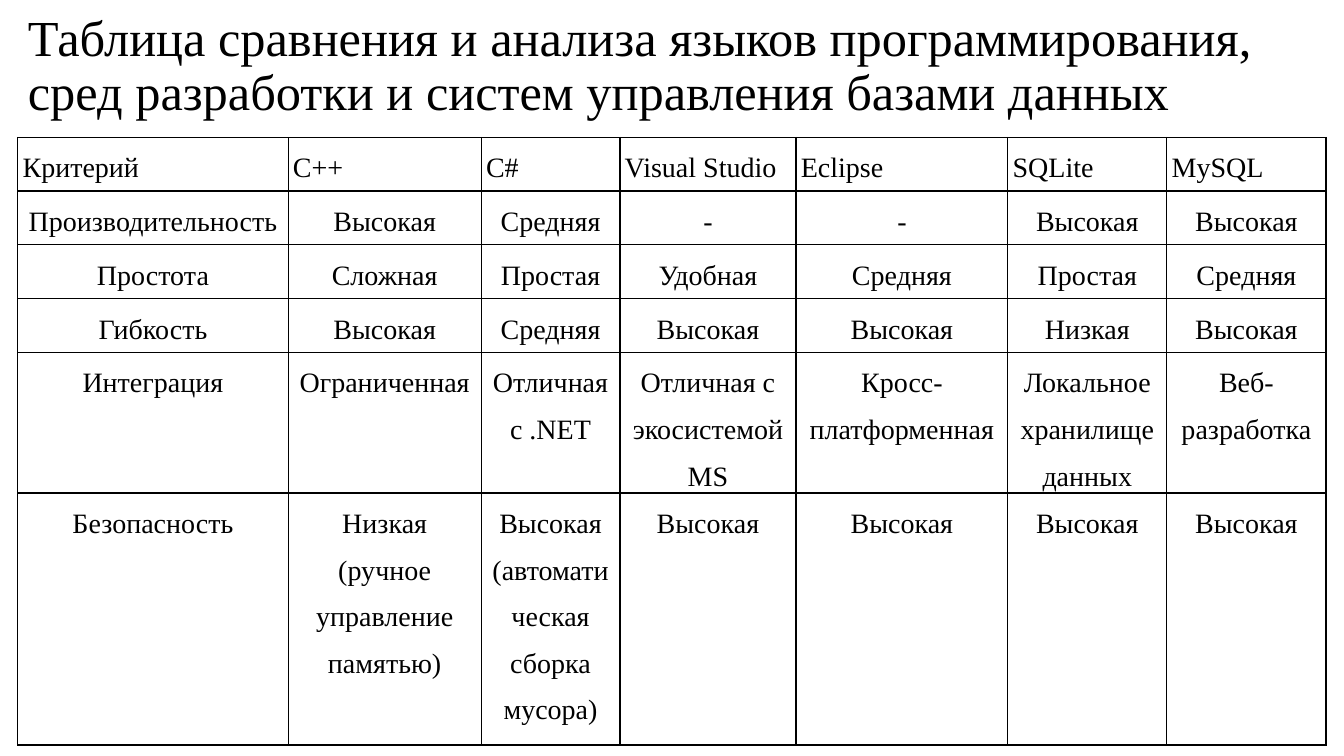
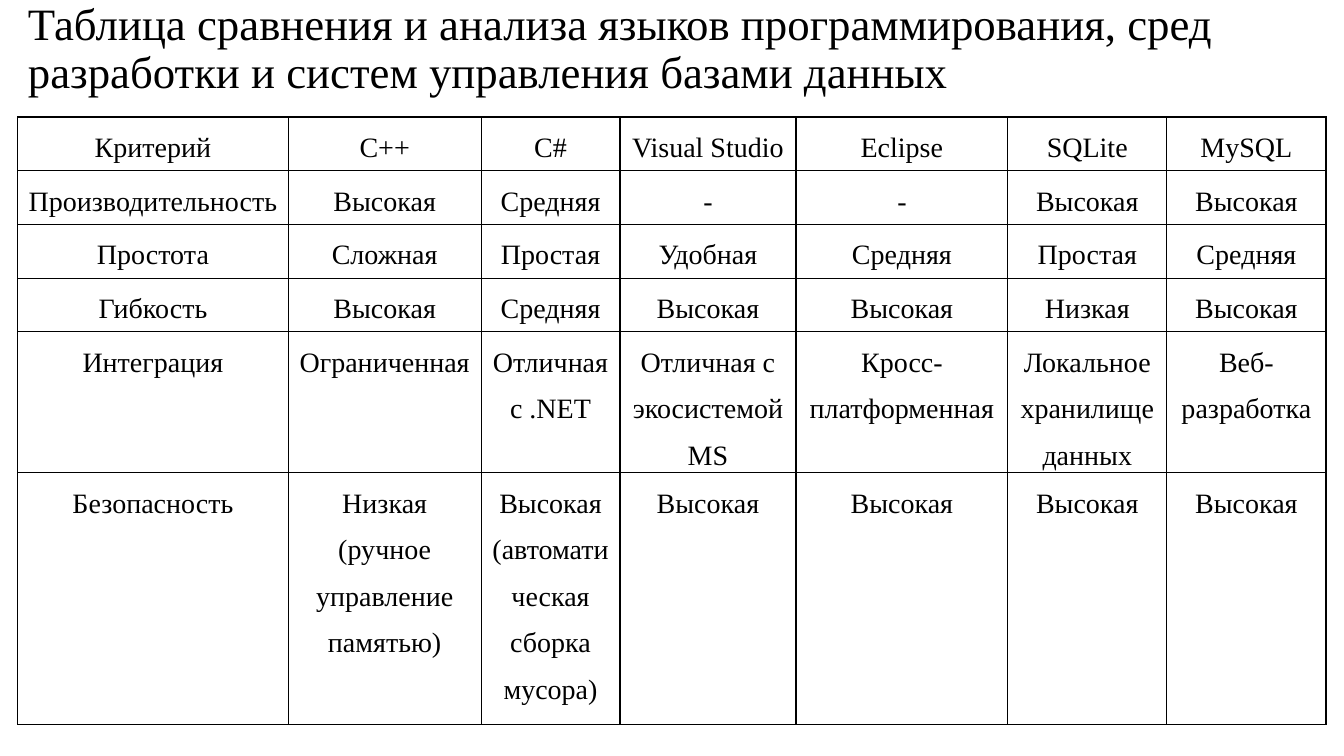
Before and after one commit to depxd/hotel3, a slide deck: slide 3 of Презентаци АИС гостницы.pptx. Drawn at 1344x756 pixels with LibreOffice and Linux fonts; fonts in the diff are those of the drawing. Boxes give left, top, right and bottom in pixels: in the first picture for what was removed or moved away, otherwise in the second. Text is boxed around its words. In the diff, an @@ line names an element or a change of style, - is before the commit and + after.

```diff
--- a/Презентаци АИС гостницы.pptx
+++ b/Презентаци АИС гостницы.pptx
@@ title "Таблица сравнения и анализа языков ...": place and size @@
-title "Таблица сравнения и анализа языков ..." at (28,20,1252,121)
+title "Таблица сравнения и анализа языков ..." at (28,8,1211,97)
@@ title "Таблица сравнения и анализа языков ..." at (28,8,1211,97): size 36 to 32 pt @@
@@ table at (18,117,1328,729) @@
@@ alignment justified to centre @@
@@ table: place and size @@
-table at (18,137,1328,749)
+table at (18,117,1328,729)
```
Also in this commit, not shown: 18 other slides changed, 2 other files.
